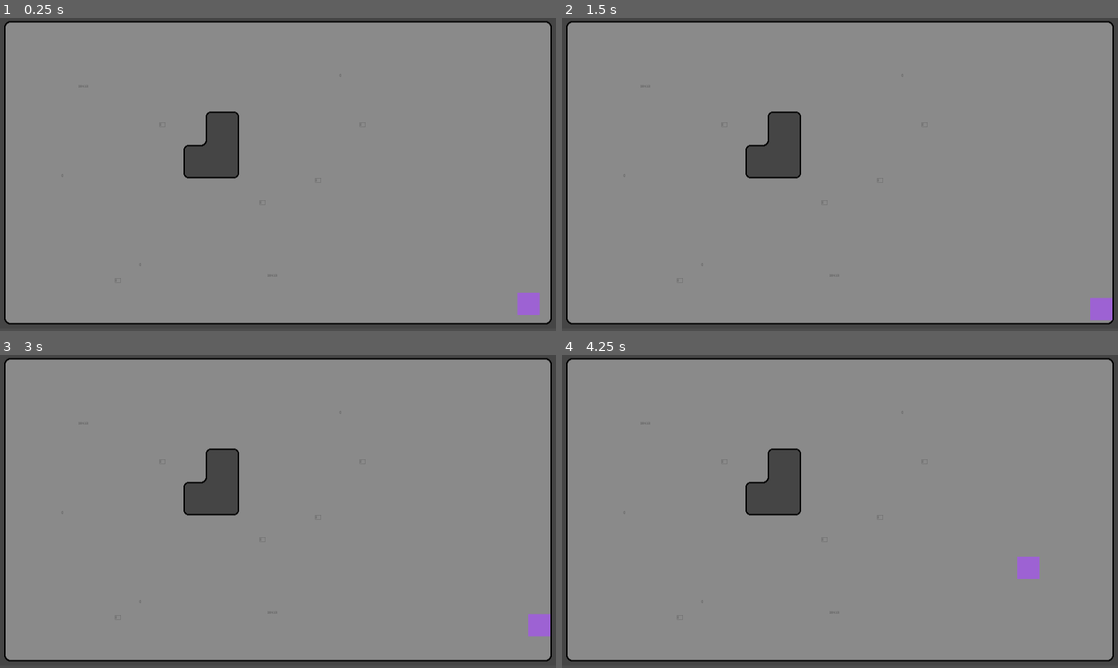
Above: before the commit, frames 1-4 (two rows, left to right).
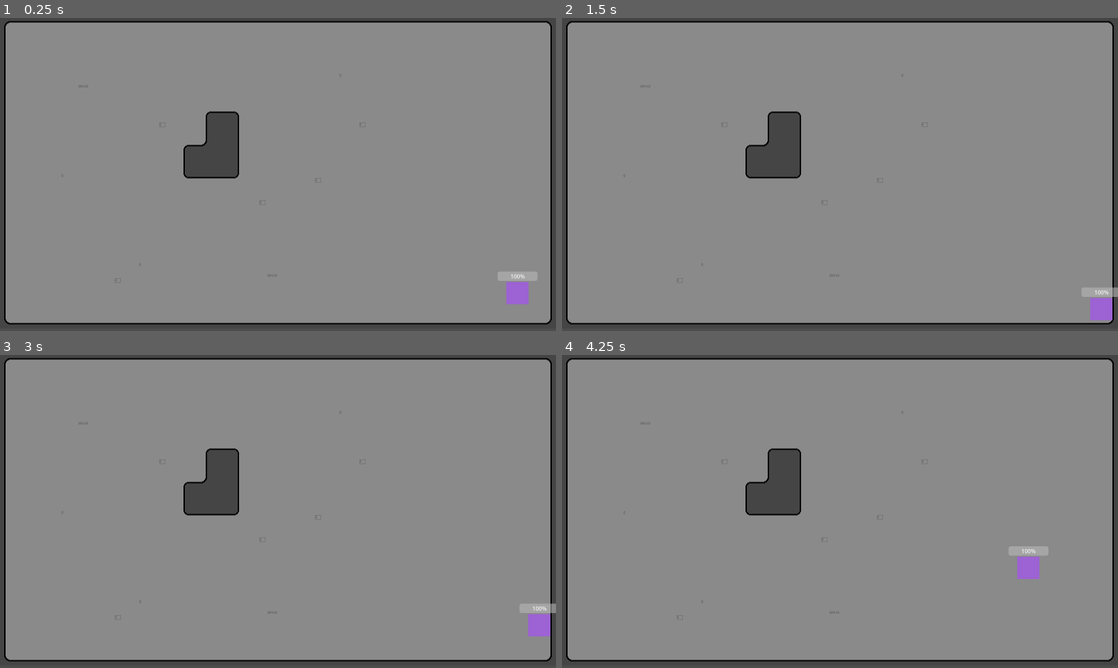
Above: after the commit, the same moments.

Repository: MikeBeasterfeld/bezerk-godot
Game: Godot game, scene res://scene/gameboard.tscn
The game is run twice, just before and just after one commit, with the same random seed, the same clock (stepped at 60 frames per second) and the same inputs.
Inputs:
- Up to frame 1 (0.25 s): no input
- Up to frame 2 (1.5 s): tap Enter at 0.5 s; hold D (ui_right) 0.53-1.28 s; tap Space at 1.25 s; hold S (ui_down) from 1.28 s (still down)
- Up to frame 3 (3 s): tap Enter at 2 s; release S (ui_down) at 2.03 s; hold D (ui_right) 2.03-2.78 s; tap Space at 2.75 s; hold W (ui_up) from 2.78 s (still down)
- Up to frame 4 (4.25 s): release W (ui_up) at 3.53 s; hold A (ui_left) from 3.53 s (still down)

The runs differ from the first frame. In frame 1, 0.7% of the frame differs, in the area x 89-98%, y 81-95%; in frame 2, 0.2%; in frame 3, 0.2%; in frame 4, 0.2%.

Commit message:
DRY health bar

Diff:
--- a/project.godot
+++ b/project.godot
@@ -20,6 +20,7 @@
 window/size/viewport_width=1600
 window/size/viewport_height=900
 window/stretch/mode="viewport"
+window/vsync/vsync_mode=0
 
 [input]
 
--- a/scene/enemy.tscn
+++ b/scene/enemy.tscn
@@ -1,6 +1,7 @@
-[gd_scene load_steps=3 format=3 uid="uid://dc3gbibcitcbg"]
+[gd_scene load_steps=4 format=3 uid="uid://dc3gbibcitcbg"]
 
 [ext_resource type="Script" path="res://script/enemy.gd" id="1_l6mgh"]
+[ext_resource type="PackedScene" uid="uid://c5qbwvl224ckh" path="res://scene/health_bar.tscn" id="2_ymrg5"]
 
 [sub_resource type="RectangleShape2D" id="RectangleShape2D_eawng"]
 size = Vector2(64, 64)
@@ -31,11 +32,6 @@
 debug_use_custom = true
 debug_path_custom_color = Color(0.678431, 0.909804, 0.129412, 1)
 
-[node name="ProgressBar" type="ProgressBar" parent="."]
-layout_direction = 2
-offset_left = -58.0
-offset_top = -67.0
-offset_right = 57.0
-offset_bottom = -40.0
+[node name="HealthBar" parent="." instance=ExtResource("2_ymrg5")]
 
 [connection signal="timeout" from="Timer" to="." method="_on_timer_timeout"]
--- /dev/null
+++ b/scene/health_bar.tscn
@@ -0,0 +1,11 @@
+[gd_scene load_steps=2 format=3 uid="uid://c5qbwvl224ckh"]
+
+[ext_resource type="Script" path="res://script/HealthBar.gd" id="1_pyev2"]
+
+[node name="HealthBar" type="ProgressBar"]
+layout_direction = 2
+offset_left = -58.0
+offset_top = -67.0
+offset_right = 57.0
+offset_bottom = -40.0
+script = ExtResource("1_pyev2")
--- a/scene/my_dude.tscn
+++ b/scene/my_dude.tscn
@@ -1,6 +1,7 @@
-[gd_scene load_steps=3 format=3 uid="uid://bi6vgl2mq1pif"]
+[gd_scene load_steps=4 format=3 uid="uid://bi6vgl2mq1pif"]
 
 [ext_resource type="Script" path="res://script/my_dude.gd" id="1_33a3l"]
+[ext_resource type="PackedScene" uid="uid://c5qbwvl224ckh" path="res://scene/health_bar.tscn" id="2_lnygx"]
 
 [sub_resource type="RectangleShape2D" id="RectangleShape2D_k3i1r"]
 size = Vector2(64, 64)
@@ -11,10 +12,18 @@
 script = ExtResource("1_33a3l")
 
 [node name="ColorRect" type="ColorRect" parent="."]
-offset_right = 64.0
-offset_bottom = 64.0
+offset_left = -32.0
+offset_top = -31.0
+offset_right = 32.0
+offset_bottom = 33.0
 color = Color(0.615686, 0.384314, 0.827451, 1)
 
 [node name="CollisionShape2D" type="CollisionShape2D" parent="."]
-position = Vector2(32, 32)
+position = Vector2(0, 1)
 shape = SubResource("RectangleShape2D_k3i1r")
+
+[node name="HealthBar" parent="." instance=ExtResource("2_lnygx")]
+offset_left = -57.0
+offset_top = -61.0
+offset_right = 58.0
+offset_bottom = -34.0
--- /dev/null
+++ b/script/HealthBar.gd
@@ -0,0 +1,21 @@
+extends ProgressBar
+
+class_name MTDBar
+
+# Called when the node enters the scene tree for the first time.
+func _ready() -> void:
+	value = 100
+
+# Called every frame. 'delta' is the elapsed time since the previous frame.
+func _process(delta: float) -> void:
+	pass
+
+func set_by_current_and_max(current: int, max: int):
+	# one value must be a float or gdscript will do integer division
+	value = int(float(current)/max * 100)
+
+func set_percent(new_value: int):
+	value = new_value
+
+func set_percent_by_float(new_value: float):
+	value = int(new_value)
--- a/script/enemy.gd
+++ b/script/enemy.gd
@@ -1,8 +1,8 @@
 extends CharacterBody2D
 
 @export var speed = 300
-@export var max_health : float = 50
-@export var health : float = 50
+@export var max_health : int = 50
+@export var health : int = 50
 @export var target : CharacterBody2D
 
 #it’s the current movement direction of the cactus enemy.
@@ -13,10 +13,11 @@
 
 @onready var player = get_tree().root.get_node("Gameboard/MyDude")
 @onready var navigation_agent_2d: NavigationAgent2D = $NavigationAgent2D
-@onready var progress_bar: ProgressBar = $ProgressBar
+@onready var health_bar: MTDBar = $HealthBar
+
 
 func _ready() -> void:
-	progress_bar.value = health/max_health * 100
+	health_bar.set_by_current_and_max(health, max_health)
 
 func _physics_process(delta: float) -> void:
 	var direction = to_local(navigation_agent_2d.get_next_path_position()).normalized()
@@ -30,8 +31,7 @@
 func handle_projectile(projectile) -> void:
 	if(projectile.damage):
 		health -= projectile.damage
-		progress_bar.value = health/max_health * 100
-		print(health/max_health * 100)
+		health_bar.set_by_current_and_max(health, max_health)
 		print("Ouch I've been shot!!! health: ", health)
 
 	if(health <= 0):
--- a/script/my_dude.gd
+++ b/script/my_dude.gd
@@ -1,13 +1,19 @@
 extends CharacterBody2D
 
 var bullet_scene = load("res://scene/bullet.tscn")
+@onready var health_bar: MTDBar = $HealthBar
 
 var last_shot: float = Time.get_unix_time_from_system()
 
 @export var move_speed: float = 300.0
 @export var shoot_speed: float = 0.5
+@export var max_health: int = 100
+@export var health: int = 100
 
 @export var sprite_size: int = 64
+
+func _on_ready():
+	health_bar.set_by_current_and_max(health, max_health)
 
 func _physics_process(_delta: float) -> void:
 	var direction_x := Input.get_axis("ui_left", "ui_right")
Binary file added: asset/blitz.ase
